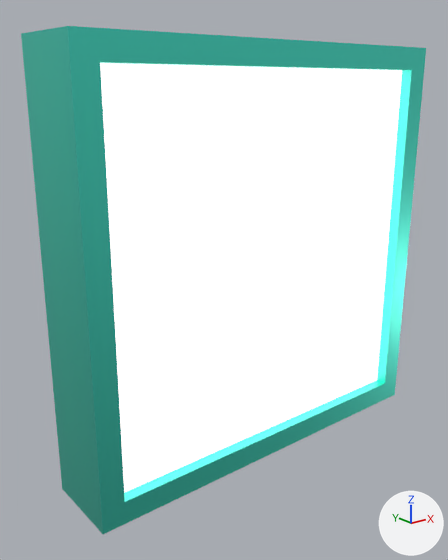
Renders of the glTF model res/org.stardustxr.Aquarium/file.glb from each side of a commit.
Rendered twice from a 50 mm camera at (-0.0492, -0.0558, 0.0203) aimed at (-0.0033, 0.0016, -0.0026). Every picture has the same lights, and +X, +Y and +Z are marked at lower right. The older version comes first.

Objects in the first picture: 'File', 'Icon'.
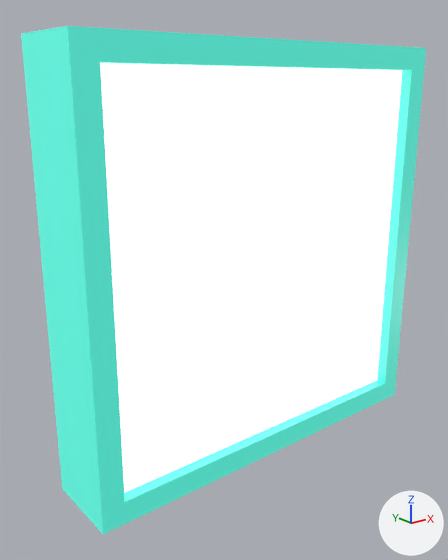
Boxes [x1, y1, x2, y2] around the edits, measured in the pictures (448 x 560 px):
'File', surface changed, recoloured (lighter): [21, 26, 426, 534] in both

The change, as a diff of the scene's bpy script:
```diff
--- a/res/org.stardustxr.Aquarium/file.glb.py
+++ b/res/org.stardustxr.Aquarium/file.glb.py
@@ mat_material @@
 mat_material.base_color = (0.114, 1.0, 0.793)  # cyan #5fffe6
-mat_material.metallic = 1.0
-mat_material.roughness = 0.339
+mat_material.roughness = 0.289
+mat_material.emission_color = (0.0284, 0.25, 0.198)  # cyan #2f897b
+mat_material.emission_strength = 1.0
```
